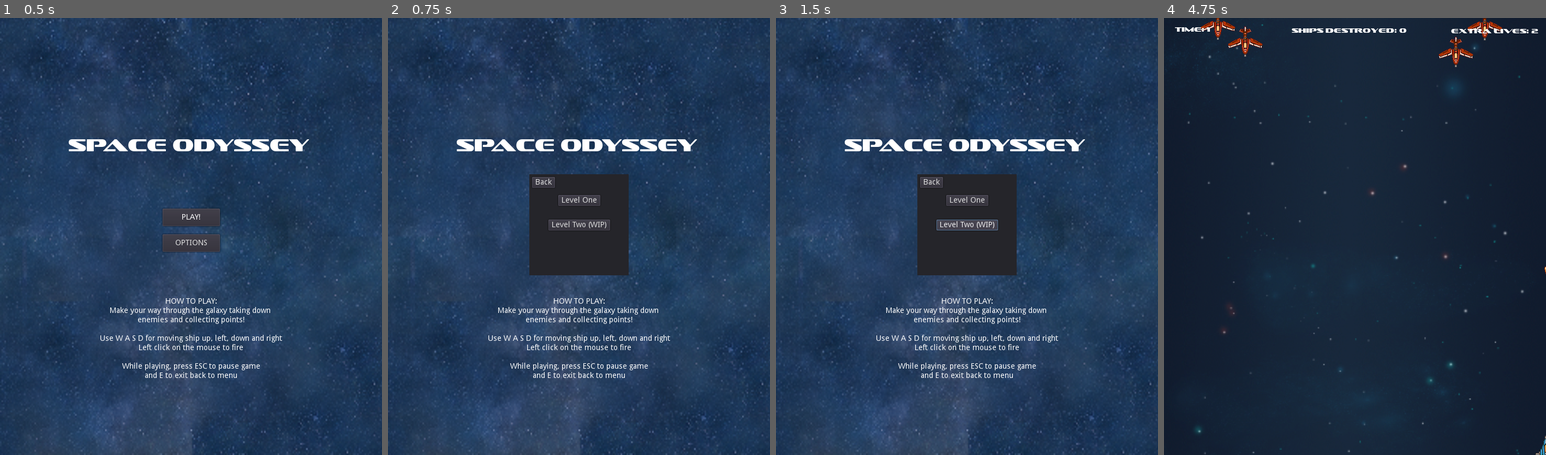
Above: before the commit, frames 1-4 (left to right).
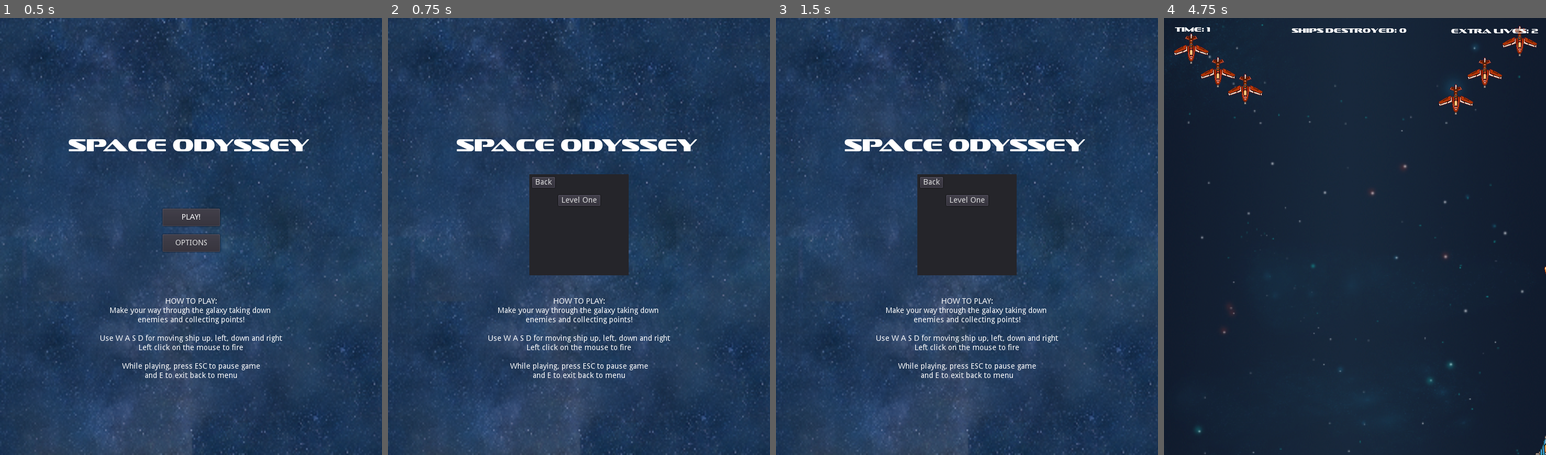
Above: after the commit, the same moments.

Repository: jdibble21/FP-Space-Odyssey
Game: Godot game, scene res://src/Menu.tscn
Same seed, same stepped clock (60 frames per second), same inputs: the game is played once before the commit and once after it. Sound files missing from this copy of the repository are replaced by a short silence.
Inputs (mouse positions are in pixels of both pictures, inside the frame that each line leads up to):
- Up to frame 1 (0.5 s): no input
- Up to frame 2 (0.75 s): click "PLAY!" at 0.5 s
- Up to frame 3 (1.5 s): click (967, 223) at 1.25 s, where only the run before the commit has a clickable "Level Two (WIP)"
- Up to frame 4 (4.75 s): click "PLAY!" at 2 s; click "Level One" at 2.75 s; move the mouse to (1439, 214) at 3.52 s; press the mouse at (1439, 214) at 3.53 s; hold D (move_right) 3.53-4.28 s; move the mouse to (1278, 258) at 4.27 s; release the mouse at (1278, 258) at 4.28 s; hold S (move_down) from 4.28 s (still down); click (1278, 258) at 4.35 s

Frame 1 is identical in both runs. In frame 2, 0.3% of the frame differs, in the area x 42-59%, y 46-49%; in frame 3, 0.4%; in frame 4, 2.0%, in the area x 2-98%, y 0-23%.

Commit message:
Enable photon bullet to damage player

Diff:
--- a/project/src/LevelOne/LevelOne.tscn
+++ b/project/src/LevelOne/LevelOne.tscn
@@ -44,7 +44,7 @@
 _advanced_ship = ExtResource( 12 )
 
 [node name="FormationSpawnTimer" type="Timer" parent="ShipSpawns"]
-wait_time = 4.0
+wait_time = 3.0
 autostart = true
 
 [node name="HazardTimer" type="Timer" parent="."]
--- a/project/src/Menu.tscn
+++ b/project/src/Menu.tscn
@@ -162,20 +162,6 @@
 "_edit_use_anchors_": false
 }
 
-[node name="LevelTwoButton" type="Button" parent="LevelSelectPanel"]
-anchor_left = 0.5
-anchor_top = 0.5
-anchor_right = 0.5
-anchor_bottom = 0.5
-margin_left = -56.5
-margin_top = -10.0
-margin_right = 56.5
-margin_bottom = 10.0
-text = "Level Two (WIP)"
-__meta__ = {
-"_edit_use_anchors_": false
-}
-
 [node name="PlayBackButton" type="Button" parent="LevelSelectPanel"]
 margin_left = 5.0
 margin_top = 5.0
--- a/project/src/Player/Player.tscn
+++ b/project/src/Player/Player.tscn
@@ -100,5 +100,6 @@
 [node name="PlasmaShotSound" type="AudioStreamPlayer2D" parent="."]
 stream = ExtResource( 20 )
 volume_db = 1.891
+bus = "SFX"
 [connection signal="area_entered" from="HitBox" to="." method="_on_HitBox_hit"]
 [connection signal="timeout" from="SpecialAttackTimer" to="." method="_on_SpecialAttackTimer_timeout"]
--- a/project/src/Projectiles/PhotonSingleBullet.tscn
+++ b/project/src/Projectiles/PhotonSingleBullet.tscn
@@ -7,7 +7,9 @@
 [sub_resource type="CircleShape2D" id=1]
 radius = 5.31625
 
-[node name="PhotonSingleBullet" type="Area2D"]
+[node name="PhotonSingleBullet" type="Area2D" groups=[
+"hazard",
+]]
 script = ExtResource( 2 )
 
 [node name="CollisionShape2D" type="CollisionShape2D" parent="."]
--- a/project/src/StandardEnemies/StandardEnemyEasy.gd
+++ b/project/src/StandardEnemies/StandardEnemyEasy.gd
@@ -2,7 +2,7 @@
 extends KinematicBody2D
 
 signal destroyed
-const SPEED := 60
+const SPEED := 105
 
 export (PackedScene) var Bullet
 export (PackedScene) var HealthPowerup
